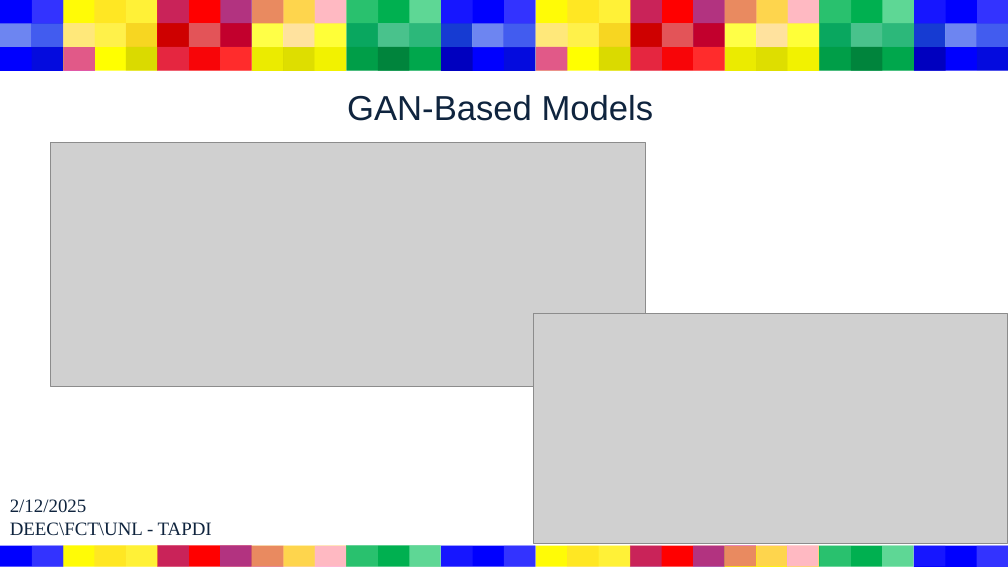
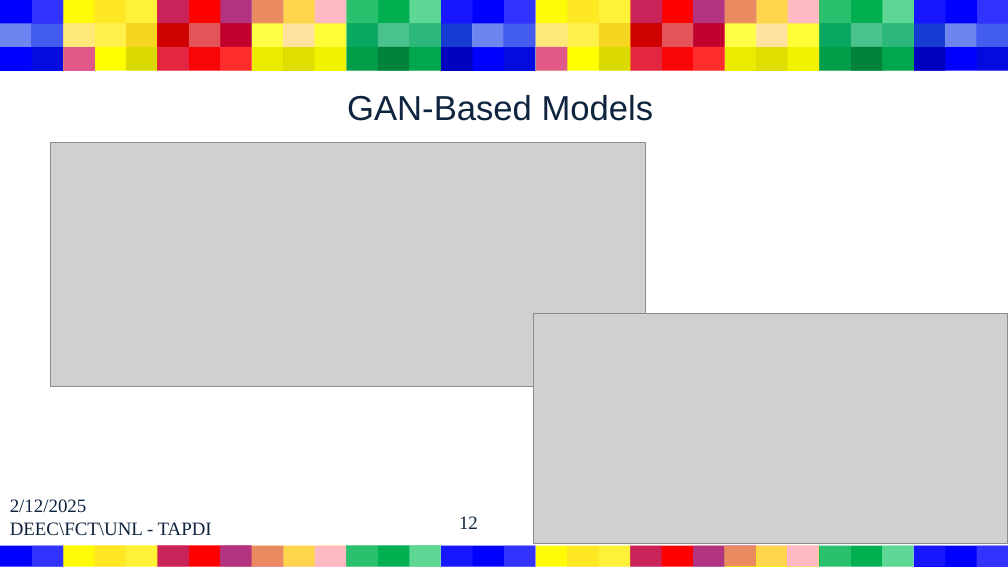
Before and after one commit to Filipe-Cavalheiro/TAPDI, a slide deck: slide 12 of Paper_Presentation.pptx (slide 11 before the commit). Drawn at 1008x567 pixels with LibreOffice and Linux fonts; fonts in the diff are those of the drawing; grey boxes stand for pictures. Boxes give left, top, right and bottom in pixels: in the first picture for what was removed or moved away, otherwise in the second. Text is boxed around its words. In the diff, an @@ line names an element or a change of style, - is before the commit and + after.

```diff
--- a/Paper_Presentation.pptx
+++ b/Paper_Presentation.pptx
@@ page number added at bbox=[459, 516, 478, 529], 18 pt, text #0F243E @@
+12
```
Also in this commit, not shown: 14 other slides changed, 1 slide added, 1 other file.
